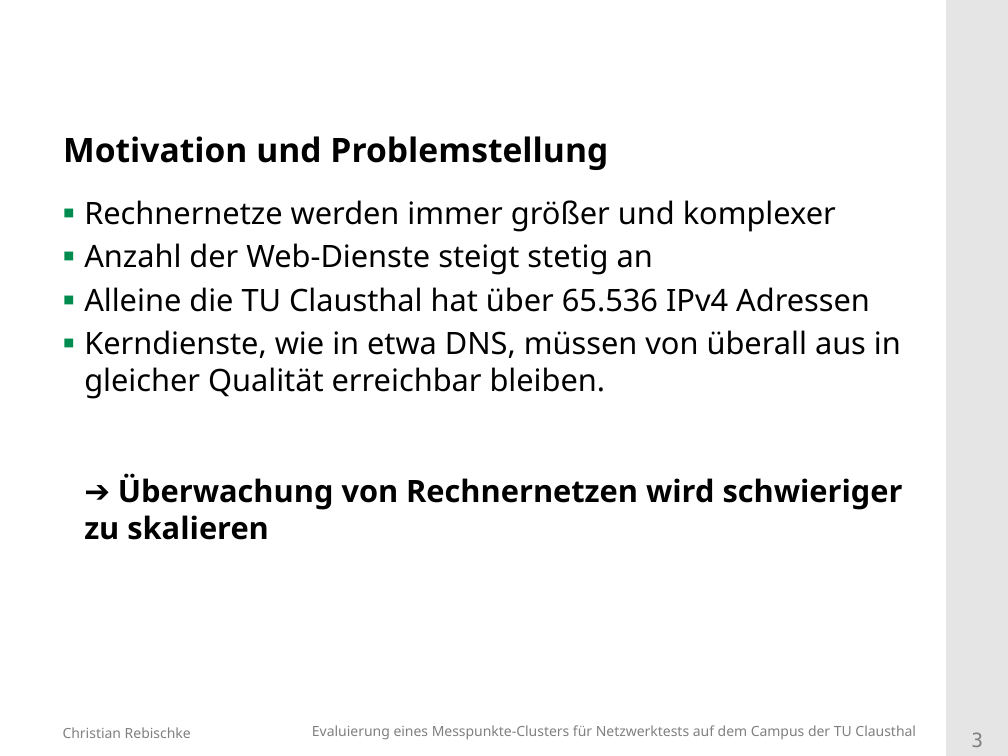
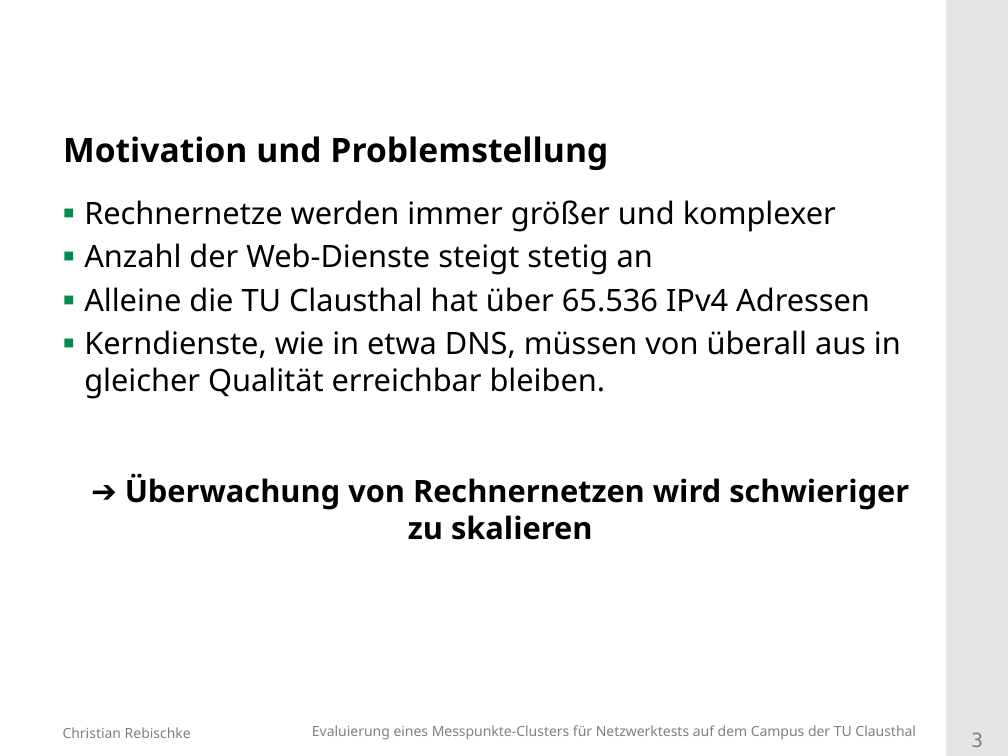
Before and after one commit to shibumi/bachelor-kolloquium, a slide deck: slide 3 of vortrag.odp. Drawn at 1008x756 pixels with LibreOffice and Linux fonts; fonts in the diff are those of the drawing; background and template pictures are left out. Boxes give left, top, right and bottom in pixels: in the first picture for what was removed or moved away, otherwise in the second. Text is boxed around its words. In the diff, an @@ line names an element or a change of style, - is before the commit and + after.

```diff
--- a/vortrag.odp
+++ b/vortrag.odp
@@ text "➔ Überwachung von Rechnernetzen wird ..." at <box>125,473,909,540</box>: font Calibri to Lato in "➔"; alignment left to centre @@
```
Also in this commit, not shown: 3 other slides changed, 8 slides added, 5 other files.
